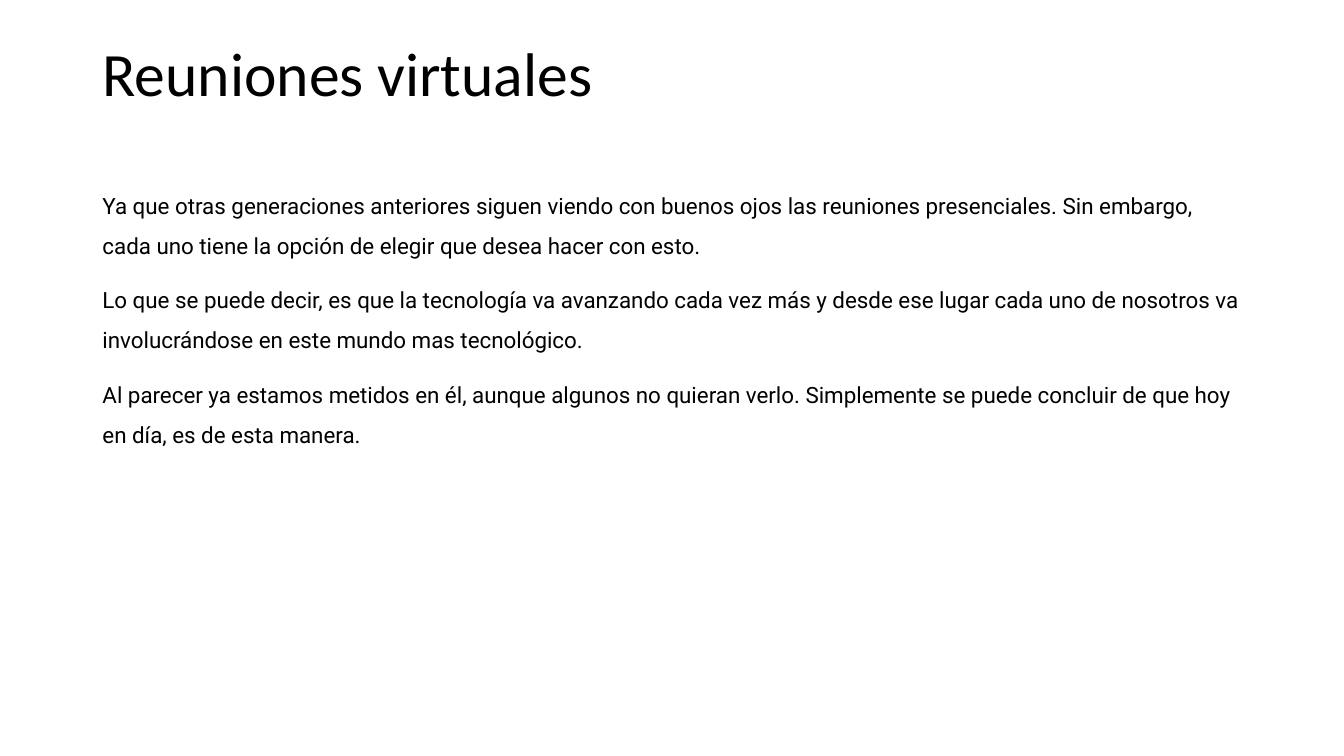
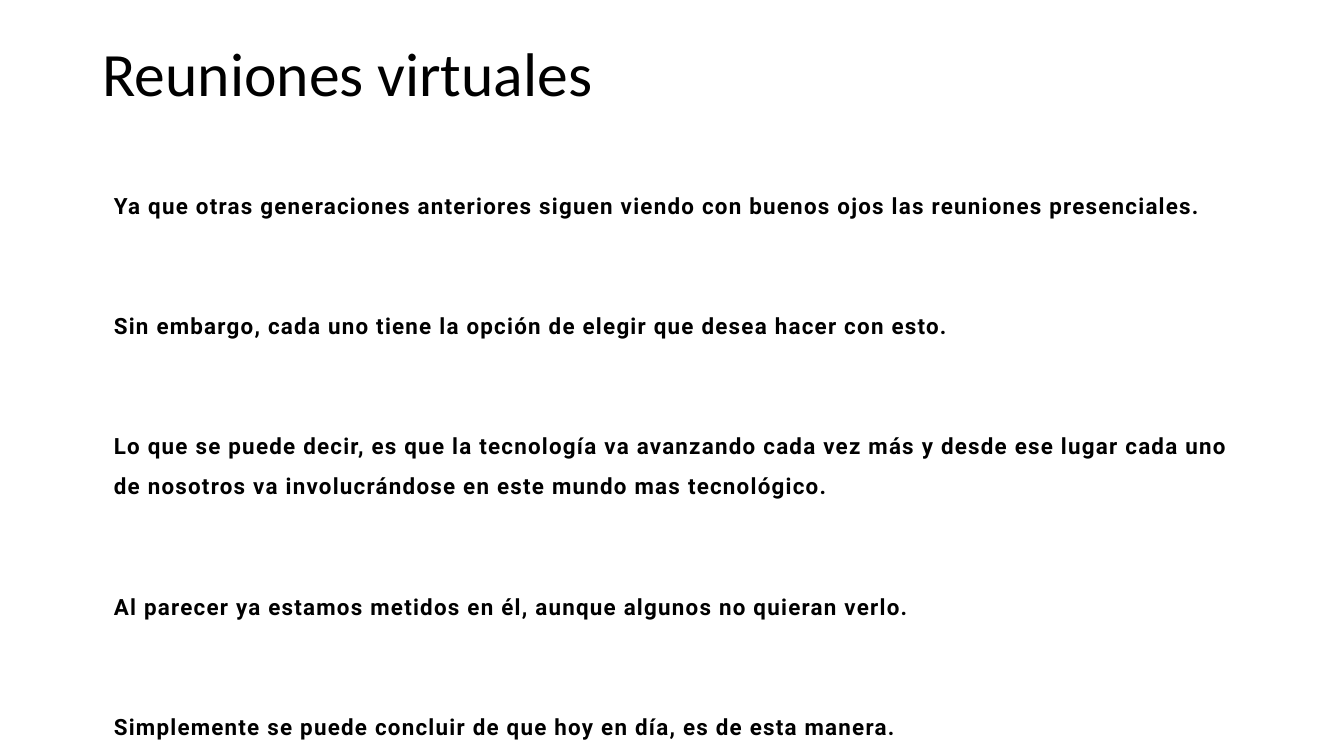
Before and after one commit to abelcondear/course, a slide deck: slide 47 of software-engineer-intro/spanish/ingeniero-de-software.pptx. Drawn at 1344x756 pixels with LibreOffice and Linux fonts; fonts in the diff are those of the drawing. Boxes give left, top, right and bottom in pixels: in the first picture for what was removed or moved away, otherwise in the second. Text is boxed around its words. In the diff, an @@ line names an element or a change of style, - is before the commit and + after.

```diff
--- a/software-engineer-intro/spanish/ingeniero-de-software.pptx
+++ b/software-engineer-intro/spanish/ingeniero-de-software.pptx
@@ text at <box>114,197,1198,339</box>: text changed; bold on @@
-Ya que otras generaciones anteriores siguen viendo con buenos ojos las reuniones presenciales. Sin embargo, cada uno tiene la opción de elegir que desea hacer con esto.
+Ya que otras generaciones anteriores siguen viendo con buenos ojos las reuniones presenciales.
+Sin embargo, cada uno tiene la opción de elegir que desea hacer con esto.
@@ text at <box>114,437,1225,499</box>: letter spacing 0 to 0.9 pt, bold on in "Lo que se puede decir, es que ..."; more space between paragraphs @@
@@ text at <box>114,598,907,740</box>: text changed; bold on @@
-Al parecer ya estamos metidos en él, aunque algunos no quieran verlo. Simplemente se puede concluir de que hoy en día, es de esta manera.
+Al parecer ya estamos metidos en él, aunque algunos no quieran verlo.
+Simplemente se puede concluir de que hoy en día, es de esta manera.
```
Also in this commit, not shown: 41 other slides changed, 3 other files.
